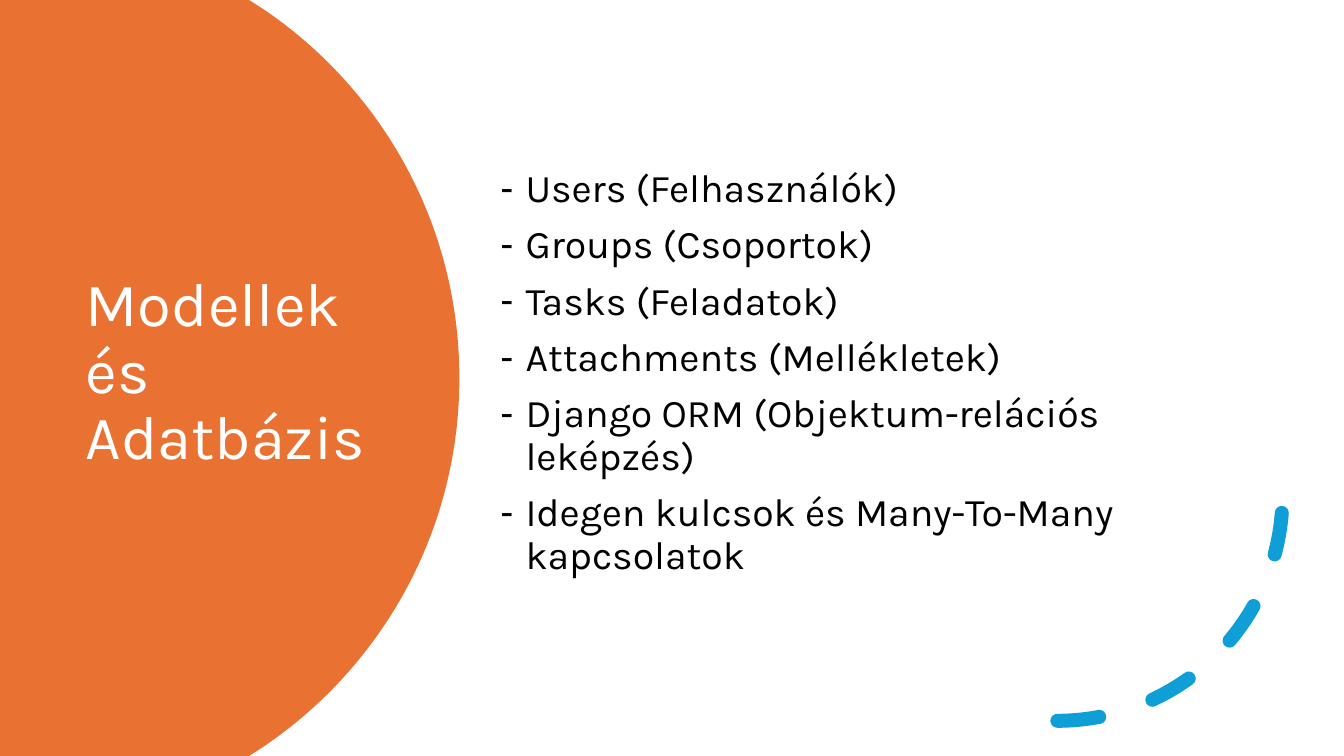
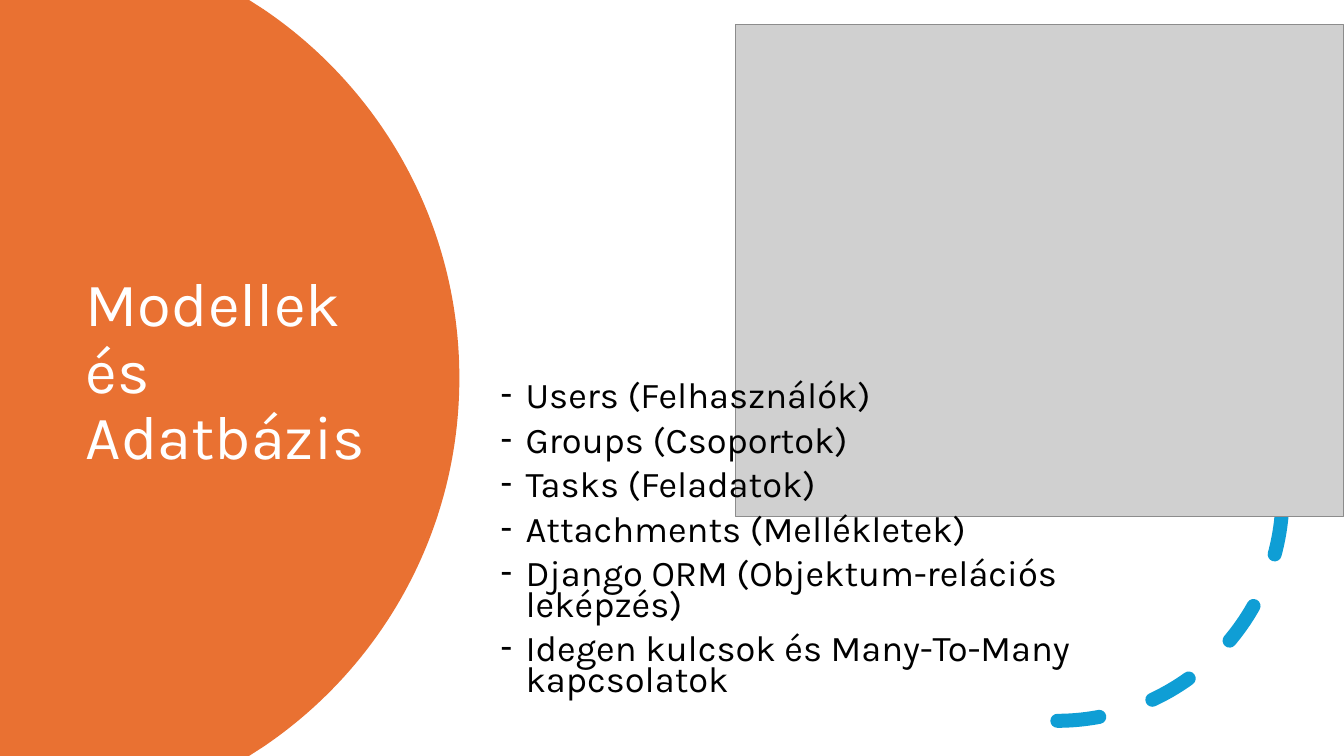
Before and after one commit to FesetoImre5/13_S1_8_vizsgaremek, a slide deck: slide 6 of Dokumentacio/Calentasker_bemutató.pptx. Drawn at 1344x756 pixels with LibreOffice and Linux fonts; fonts in the diff are those of the drawing; grey boxes stand for pictures. Boxes give left, top, right and bottom in pixels: in the first picture for what was removed or moved away, otherwise in the second. Text is boxed around its words. In the diff, an @@ line names an element or a change of style, - is before the commit and + after.

```diff
--- a/Dokumentacio/Calentasker_bemutató.pptx
+++ b/Dokumentacio/Calentasker_bemutató.pptx
@@ picture added at [736, 24, 1344, 517] @@
@@ text "Users (Felhasználók)": place and size @@
-text "Users (Felhasználók)" at [526, 172, 1113, 579]
+text "Users (Felhasználók)" at [526, 376, 1070, 701]
@@ text "Users (Felhasználók)" at [526, 376, 1070, 701]: size 28 to 25.9 pt; line spacing 0.9 to 0.7 @@
```
Also in this commit, not shown: 6 other slides changed, 1 slide added, 3 other files.
